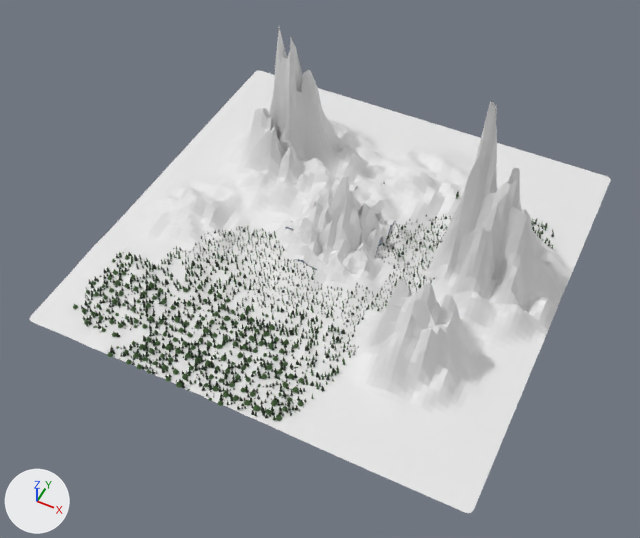
A saved change to the FBX model Assets/3DModels/Levels/Maps/BackgroundMenu_AppliedEffects_ConvertedPS_v2.fbx.
Before and after are seen from a 50 mm lens placed at (8.19, -17.88, 20.75), pointed at (0.4, -2.29, 1.27). The lights are fixed; the arrows at lower left show +X, +Y and +Z. Where no turn or scale is listed for an object, it has been applied to the vertices.
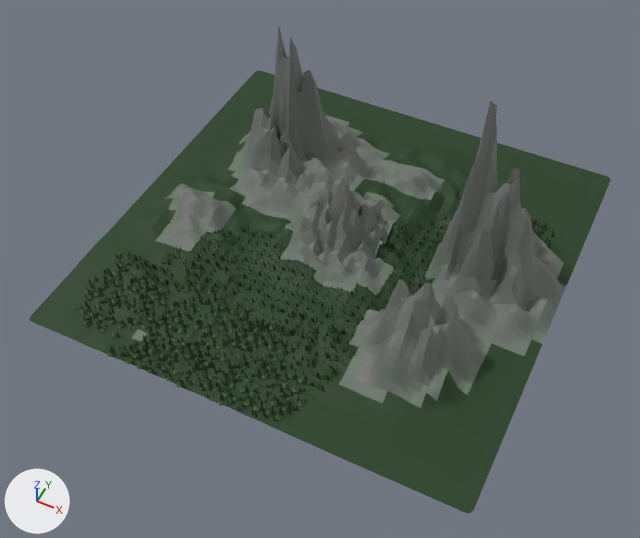
Commit message: Updated BackgroundMenuFBX material

What changed in the scene script:
```text
Add img_uvmap_background_png:
    img_uvmap_background_png = load_image('UVMap_Background.png', 'UVMap_Background.png', 400, 400, 'sRGB')
Change mat_backgroundmaterial:
    remove mat_backgroundmaterial.base_color = (0.8, 0.8, 0.8)  # white #e7e7e7
    add mat_backgroundmaterial.texture = img_uvmap_background_png
    mat_backgroundmaterial.roughness: 0.553 -> 0.69
```

Location of each change, (x1, y1, x2, y2) in pixels of the pictures (640 x 538 px):
'Plane.000', surface changed (white to green): (29, 70, 611, 513) in both
'Plane.001', surface changed (white to grey): (155, 27, 566, 408) in both
